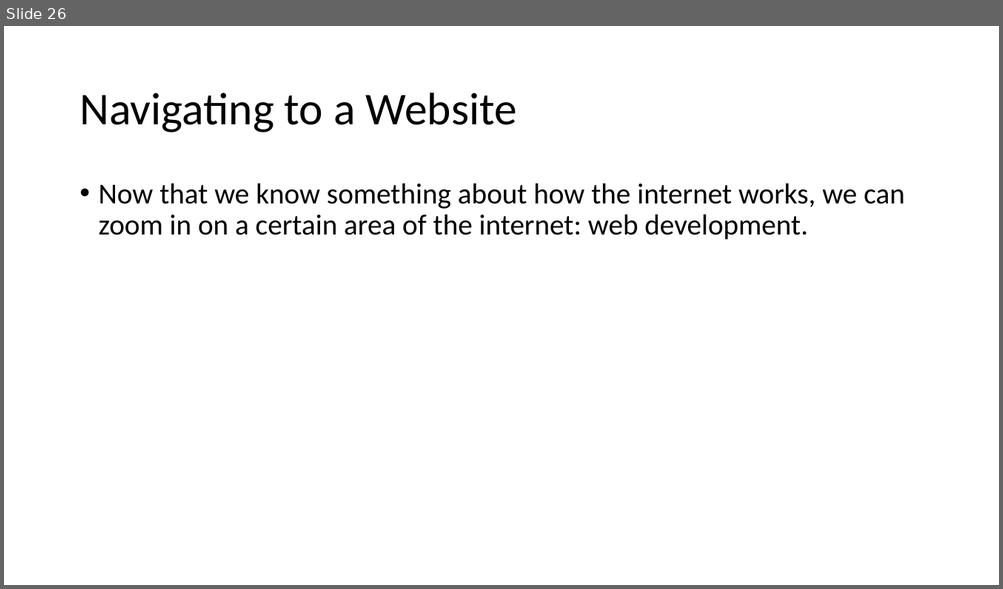
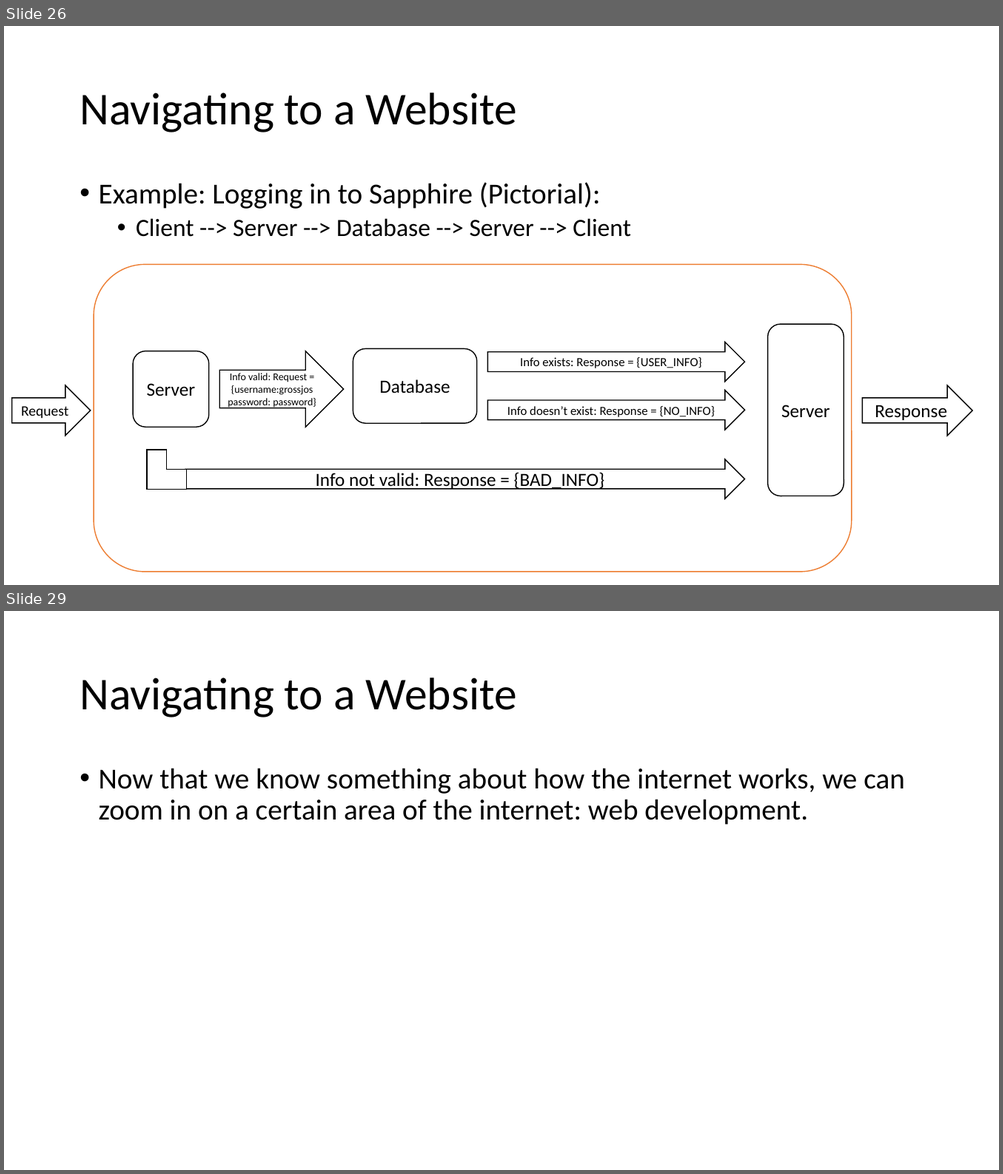
Before and after one commit to MrJoshGross/Course-Curricular-Material, a slide deck: wip/Lecture 7 - Introduction to the Internet.pptx. Shown one above the other, each under a label of ours: slide 26 before the commit, slides 26 and 29 after it; the slides between them are not shown. The pictures are 1003x589 and 1003x1174 pixels, drawn with LibreOffice and Linux fonts; fonts in the diff are those of the drawing. Boxes give left, top, right and bottom in pixels: in the first picture for what was removed or moved away, otherwise in the second. Text is boxed around its words. In the diff, an @@ line names an element or a change of style, - is before the commit and + after.

```diff
--- a/wip/Lecture 7 - Introduction to the Internet.pptx
+++ b/wip/Lecture 7 - Introduction to the Internet.pptx
@@ slide 26 added at (4, 26, 999, 585), background #FFFFFF @@
@@ title added at (79, 93, 517, 133), 44 pt, text #000000 @@
+Navigating to a Website
@@ text added at (99, 182, 631, 237), 24 pt, text #000000 @@
+• Example: Logging in to Sapphire (Pictorial):
+  • Client --> Server --> Database --> Server --> Client
@@ rounded rectangle added at (94, 265, 851, 572), fill #FFFFFF, outline #ED7D31 1 pt @@
@@ rounded rectangle added at (767, 324, 843, 497), fill #FFFFFF, outline #000000 1 pt, 18 pt, text #000000 @@
+Server
@@ rounded rectangle added at (133, 352, 209, 427), fill #FFFFFF, outline #000000 1 pt, 18 pt, text #000000 @@
+Server
@@ right arrow added at (219, 352, 344, 427), fill #FFFFFF, outline #000000 1 pt, 10 pt, text #000000 @@
+Info valid: Request = {username:grossjos
+password: password}
@@ rounded rectangle added at (353, 349, 477, 423), fill #FFFFFF, outline #000000 1 pt, 18 pt, text #000000 @@
+Database
@@ right arrow added at (487, 342, 745, 382), fill #FFFFFF, outline #000000 1 pt, 12 pt, text #000000 @@
+Info exists: Response = {USER_INFO}
@@ right arrow added at (12, 386, 91, 436), fill #FFFFFF, outline #000000 1 pt, 14 pt, text #000000 @@
+Request
@@ right arrow added at (487, 391, 745, 430), fill #FFFFFF, outline #000000 1 pt, 12 pt, text #000000 @@
+Info doesn’t exist: Response = {NO_INFO}
@@ right arrow added at (862, 386, 973, 436), fill #FFFFFF, outline #000000 1 pt, 18 pt, text #000000 @@
+Response
@@ corner added at (147, 451, 186, 490), fill #FFFFFF, outline #000000 1 pt @@
@@ right arrow added at (185, 460, 745, 499), fill #FFFFFF, outline #000000 1 pt, 18 pt, text #000000 @@
+Info not valid: Response = {BAD_INFO}
@@ what was slide 26 is now slide 29 @@
```
Also in this commit, not shown: 5 slides changed, 5 other slides added, 3 slides removed, 1 other file.
